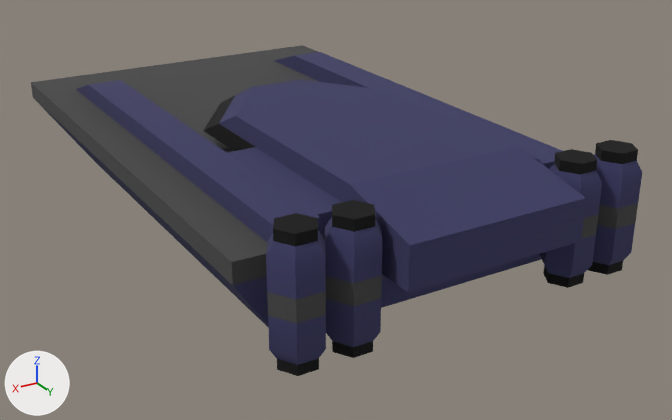
Two versions of the OBJ model models/newcars/car7/car7.obj, one commit apart.
Both versions are drawn from a 50 mm lens placed at (2.81, 4.46, 2.0), pointed at (0.4, 0.45, -0.01). Every picture has the same lights, and +X, +Y and +Z are marked at lower left. Where no turn or scale is listed for an object, it has been applied to the vertices.

Names of what the first picture shows: 'car7'.
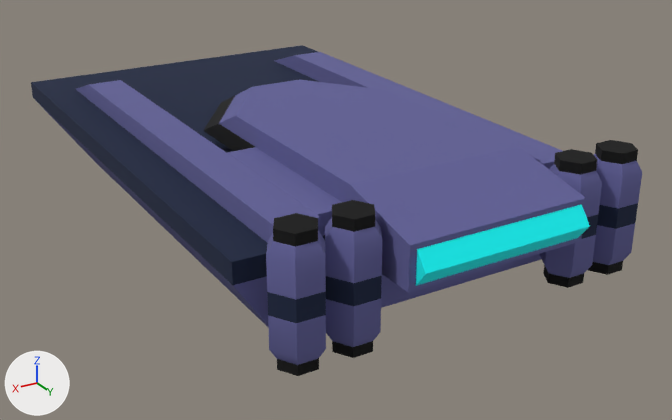
Commit message: - new cars.

Pixel boxes [x1, y1, x2, y2] of what changed, in the pictures (672 x 420 px):
```json
{"object": "car7", "change": "recoloured, reshaped", "before": [31, 45, 642, 376], "after": [31, 45, 642, 376]}
{"part": 1, "of": "me_car7", "change": "added", "after": [416, 204, 590, 286], "on screen": "cyan"}
```

Edits to the scene script, one JSON object a line:
```json
{"op": "set", "path": "mat_metalorange_clone.base_color", "old": "(0.043, 0.042, 0.124)", "new": "(0.119, 0.117, 0.31)", "note": "dark blue #3a3a63 -> blue #616097"}
{"op": "set", "path": "mat_defaultmat_clone.base_color", "old": "(0.062, 0.062, 0.062)", "new": "(0.00658, 0.0146, 0.0483)", "note": "dark grey #464646 -> dark blue #13203e"}
{"op": "add", "block": "mat_thrust_clone", "code": ["mat_thrust_clone = principled_material('thrust(Clone)')", "mat_thrust_clone.base_color = (0.0, 1.0, 1.0)  # cyan #00ffff", "mat_thrust_clone.roughness = 1.0"]}
{"block": "me_car7", "where": "me_car7.from_pydata(...)  # 260 vertices, 512 faces; spans x -0.48..1.5, y -1.5..1.9, z 0.0..0.6"}
{"block": "me_car7", "where": "# used by ob_car7; location = (0.0, 0.0, 0.0)"}
{"block": "me_car7", "where": "# verts and faces of me_car7; kept vertices keep their numbers, new ones are numbered from 260"}
{"block": "me_car7", "change": "me_car7 part 1"}
{"op": "add", "block": "me_car7", "code": "verts[260] = (0.07, 1.9, 0.48)  # pixel (581, 204)"}
{"op": "add", "block": "me_car7", "code": "verts[261] = (0.07, 1.9, 0.32)  # pixel (577, 238)"}
{"op": "add", "block": "me_car7", "code": "verts[262] = (0.07, 1.96, 0.4)  # pixel (590, 226)"}
{"op": "add", "block": "me_car7", "code": "for new, old in zip([263, 264, 265], [260, 261, 262]): verts[new] = verts[old] + (0.85, 0.0, 0.0)"}
{"op": "add", "block": "me_car7", "code": "faces += [(263, 264, 265), (260, 264, 263), (260, 261, 264), (260, 262, 261), (260, 265, 262), (260, 263, 265)]  # mat_thrust_clone (cyan #00ffff)"}
{"op": "add", "block": "me_car7", "code": "faces += [(262, 265, 264), (261, 262, 264)]  # mat_thrust_clone (cyan #00ffff)"}
{"op": "add", "block": "me_car7", "code": "me_car7.materials.append(mat_thrust_clone)  # cyan #00ffff"}
```
